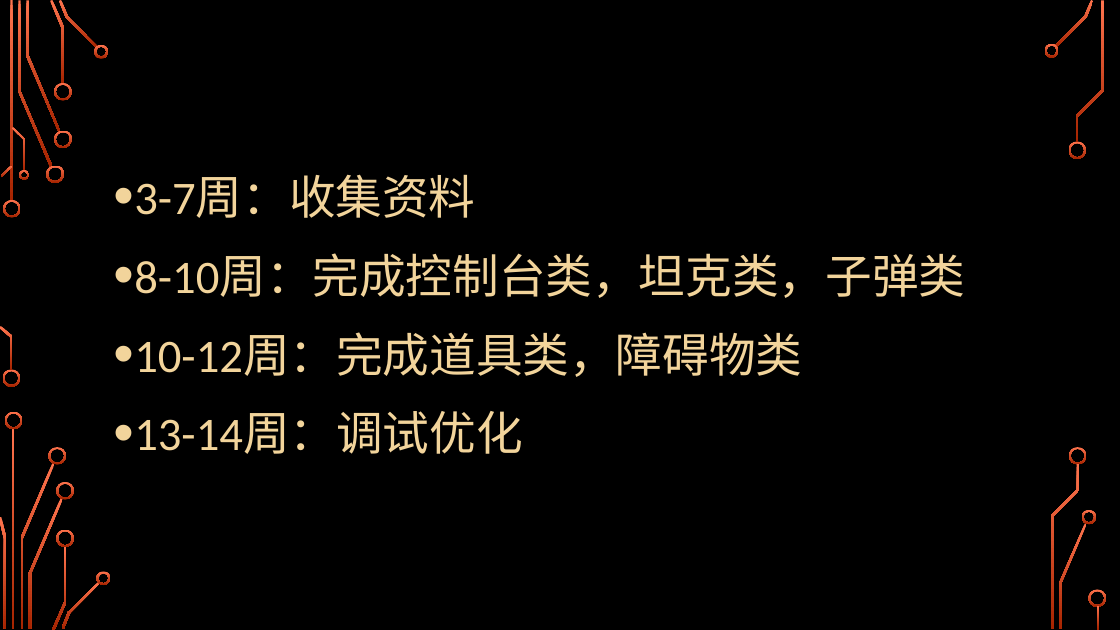
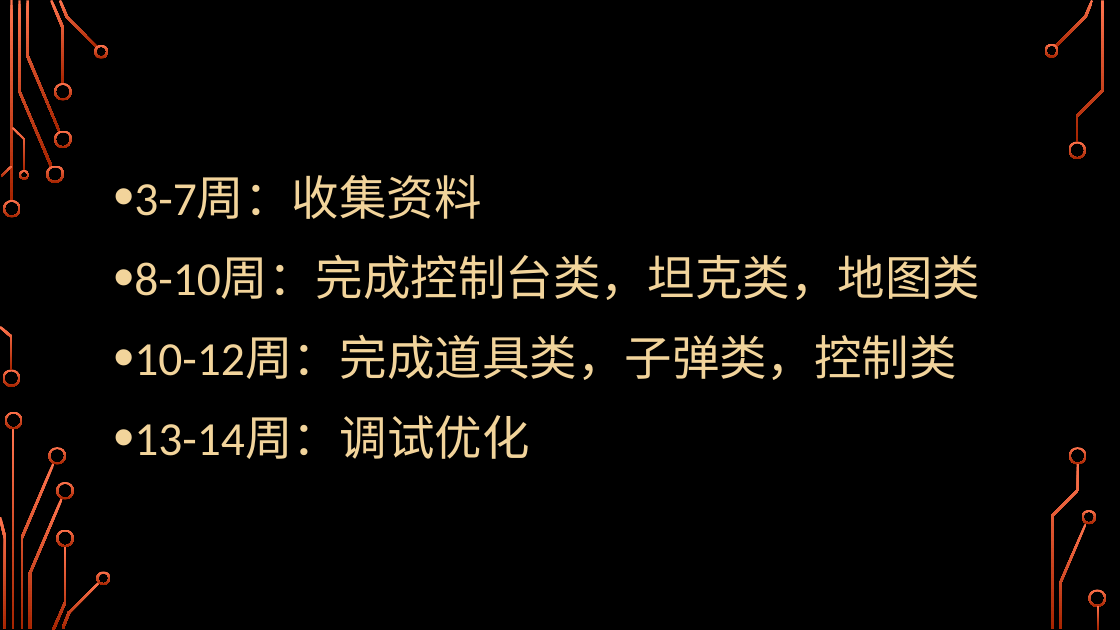
Before and after one commit to sweet-orange-team/Tankgame, a slide deck: slide 14 of resource/C++大作业/C++大作业-坦克大战.pptx. Drawn at 1120x630 pixels with LibreOffice and Linux fonts; fonts in the diff are those of the drawing; background and template pictures are left out. Boxes give left, top, right and bottom in pixels: in the first picture for what was removed or moved away, otherwise in the second. Text is boxed around its words. In the diff, an @@ line names an element or a change of style, - is before the commit and + after.

```diff
--- a/resource/C++大作业/C++大作业-坦克大战.pptx
+++ b/resource/C++大作业/C++大作业-坦克大战.pptx
@@ text at (x1=134, y1=175, x2=529, y2=459): size 40 to 40.7 pt in "3-7周：收集资料", "13-14周：调试优化" @@
@@ text at (x1=134, y1=255, x2=980, y2=380): text changed; size 40 to 40.7 pt @@
-• 8-10周：完成控制台类，坦克类，子弹类
-• 10-12周：完成道具类，障碍物类
+• 8-10周：完成控制台类，坦克类，地图类
+• 10-12周：完成道具类，子弹类，控制类
```
Also in this commit, not shown: 5 other slides changed, 5 other files.
